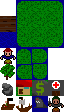
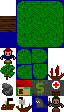
Before/after of a 64 × 112 layered artwork. What changed in the layer stack:
added layer "Layer #3" above "Layer #2" over [48, 65, 64, 80]
